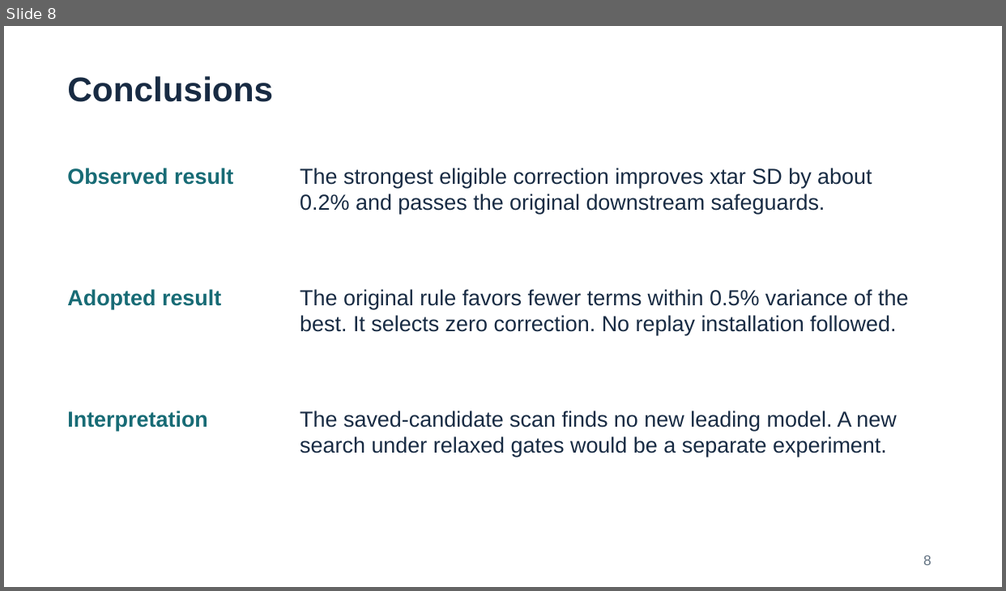
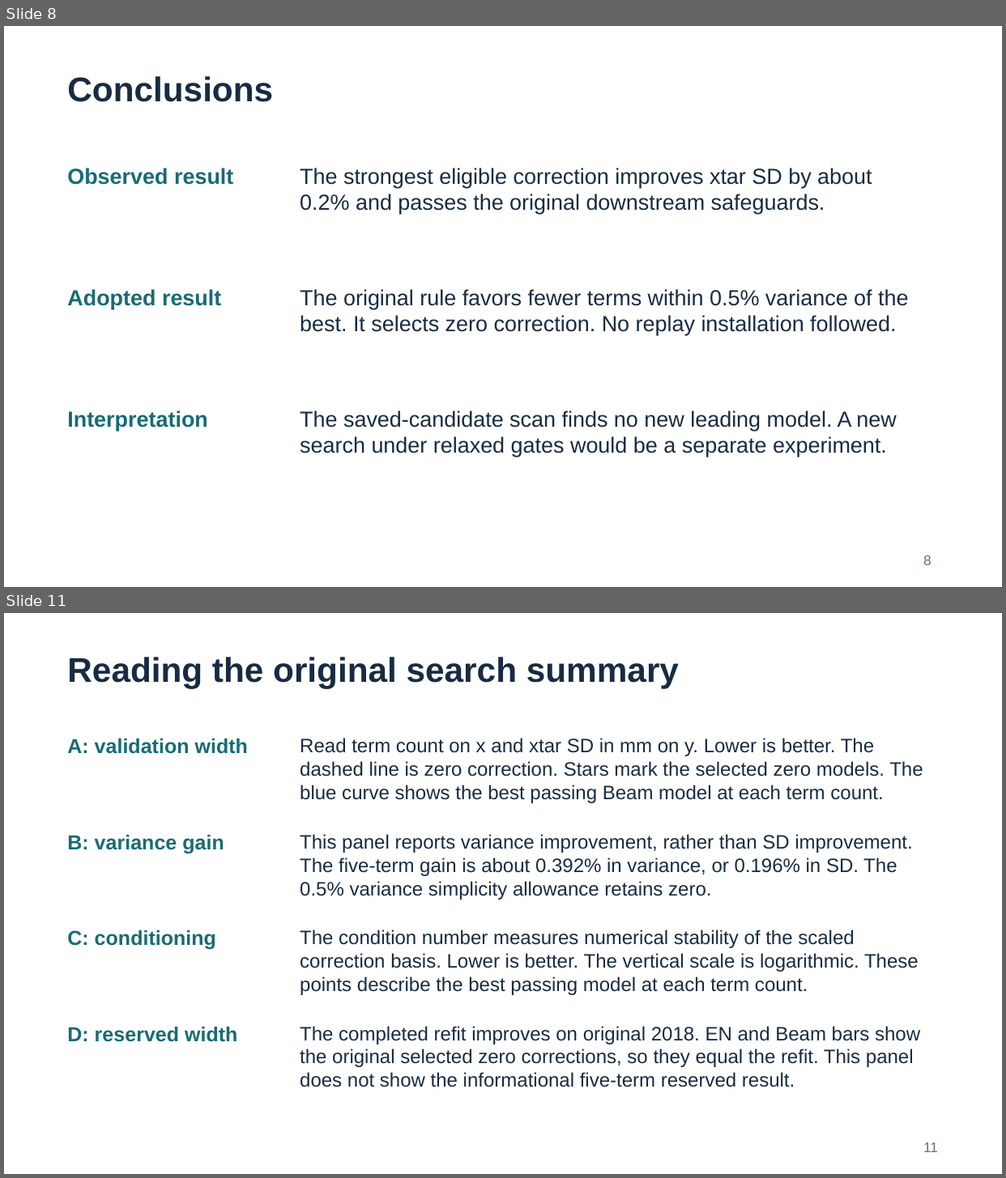
Before and after one commit to cploen/xtar_refit_hms, a slide deck: slides/xtar_study_summary.pptx. Shown one above the other, each under a label of ours: slide 8 before the commit, slides 8 and 11 after it; the slides between them are not shown. The pictures are 1006x591 and 1006x1178 pixels, drawn with LibreOffice and Linux fonts; fonts in the diff are those of the drawing. Boxes give left, top, right and bottom in pixels: in the first picture for what was removed or moved away, otherwise in the second. Text is boxed around its words. In the diff, an @@ line names an element or a change of style, - is before the commit and + after.

Commit message:
Revise xtar study slides and guides

```diff
--- a/slides/xtar_study_summary.pptx
+++ b/slides/xtar_study_summary.pptx
@@ slide 11 added at (4, 613, 1002, 1174), background #FFFFFF @@
@@ text added at (67, 657, 679, 688), 33 pt, text #182B43, bold @@
+Reading the original search summary
@@ text added at (67, 739, 248, 754), 19.5 pt, text #176B75, bold @@
+A: validation width
@@ text added at (300, 738, 923, 803), 18.8 pt, text #182B43 @@
+Read term count on x and xtar SD in mm on y. Lower is better. The dashed line is zero correction. Stars mark the selected zero models. The blue curve shows the best passing Beam model at each term count.
@@ text added at (67, 835, 224, 854), 19.5 pt, text #176B75, bold @@
+B: variance gain
@@ text added at (300, 834, 912, 900), 18.8 pt, text #182B43 @@
+This panel reports variance improvement, rather than SD improvement. The five-term gain is about 0.392% in variance, or 0.196% in SD. The 0.5% variance simplicity allowance retains zero.
@@ text added at (67, 931, 216, 950), 19.5 pt, text #176B75, bold @@
+C: conditioning
@@ text added at (300, 930, 918, 995), 18.8 pt, text #182B43 @@
+The condition number measures numerical stability of the scaled correction basis. Lower is better. The vertical scale is logarithmic. These points describe the best passing model at each term count.
@@ text added at (67, 1027, 237, 1042), 19.5 pt, text #176B75, bold @@
+D: reserved width
@@ text added at (300, 1026, 920, 1088), 18.8 pt, text #182B43 @@
+The completed refit improves on original 2018. EN and Beam bars show the original selected zero corrections, so they equal the refit. This panel does not show the informational five-term reserved result.
@@ text added at (923, 1143, 938, 1152), 13.5 pt, text #617181 @@
+11
```
Also in this commit, not shown: 6 slides changed, 1 other slide added, 5 other files.
